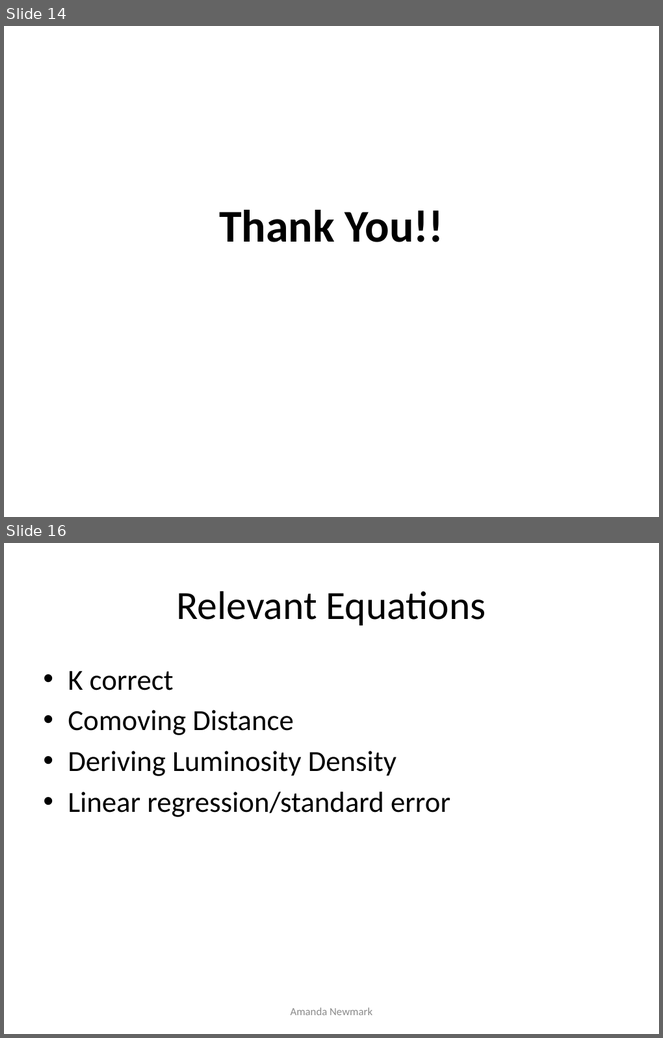
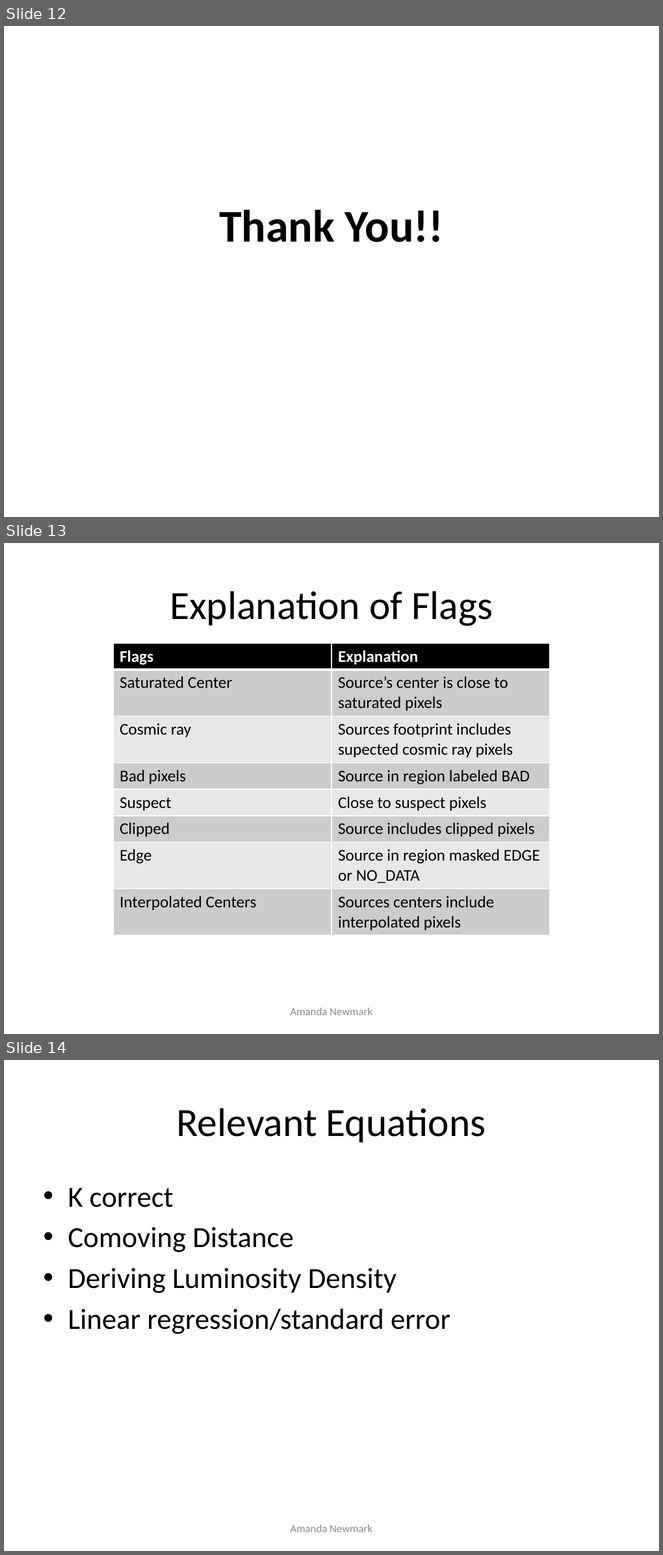
Before and after one commit to anewmark/galaxy_dark_matter, a slide deck: big_presentation.pptx. Shown one above the other, each under a label of ours: slides 14 and 16 before the commit, slides 12, 13 and 14 after it; the slides between them are not shown. The pictures are 663x1038 and 663x1555 pixels, drawn with LibreOffice and Linux fonts; fonts in the diff are those of the drawing. Boxes give left, top, right and bottom in pixels: in the first picture for what was removed or moved away, otherwise in the second. Text is boxed around its words. In the diff, an @@ line names an element or a change of style, - is before the commit and + after.

```diff
--- a/big_presentation.pptx
+++ b/big_presentation.pptx
@@ slide 13 added at (x1=4, y1=543, x2=659, y2=1034), background #FFFFFF @@
@@ title added at (x1=170, y1=591, x2=493, y2=626), 44 pt, text #000000 @@
+Explanation of Flags
@@ table added at (x1=113, y1=643, x2=550, y2=933), 8 rows, 2 columns @@
+Flags | Explanation
+Saturated Center | Source’s center is close to saturated pixels
+Cosmic ray | Sources footprint includes supected cosmic ray pixels
+Bad pixels | Source in region labeled BAD
+Suspect | Close to suspect pixels
+Clipped | Source includes clipped pixels
+Edge | Source in region masked EDGE or NO_DATA
+Interpolated Centers | Sources centers include interpolated pixels
@@ text added at (x1=291, y1=1008, x2=373, y2=1016), 12 pt, text #8C8C8C @@
+Amanda Newmark
@@ what was slide 14 is now slide 12 @@
@@ what was slide 16 is now slide 14 @@
```
Also in this commit, not shown: 6 slides changed, 1 other slide added, 3 slides removed, 21 other files.
